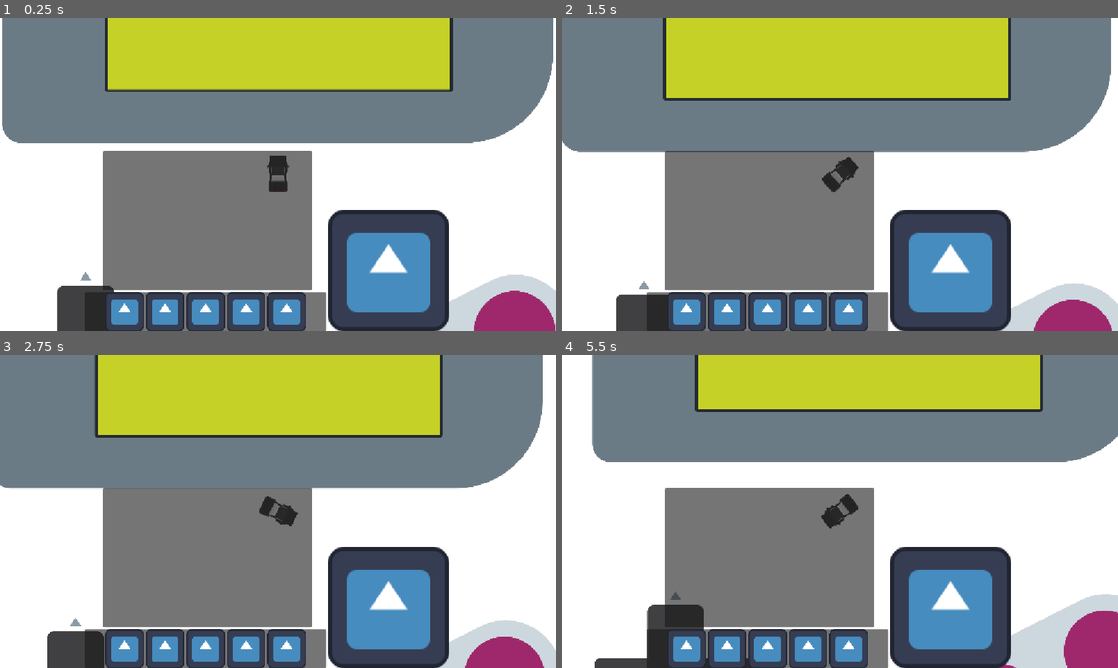
Above: before the commit, frames 1-4 (two rows, left to right).
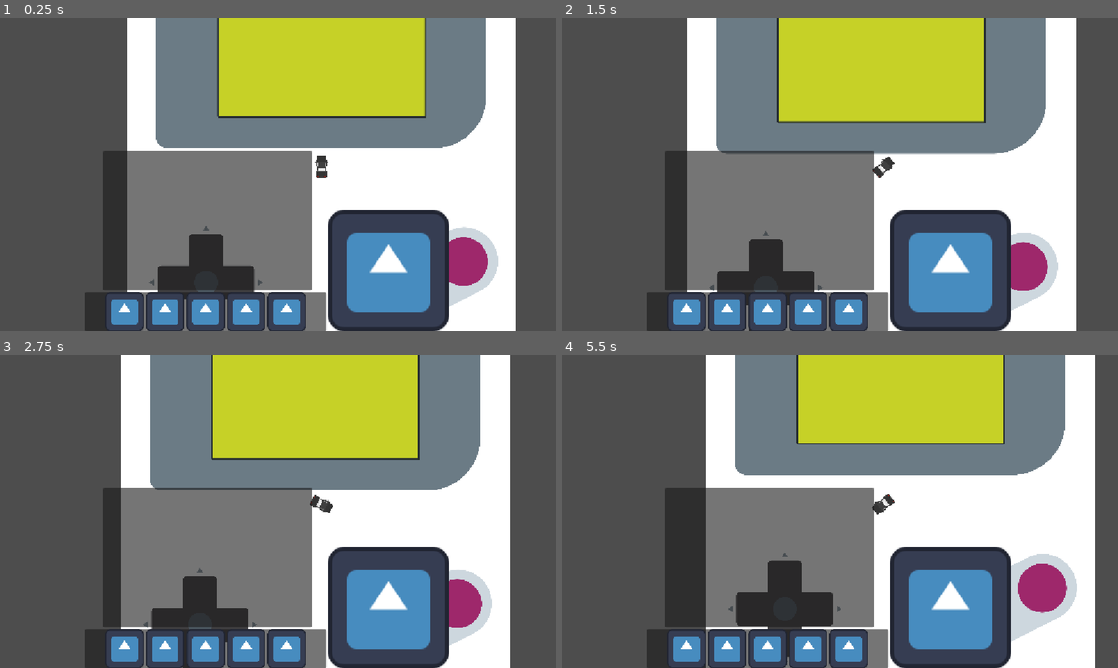
Above: after the commit, the same moments.

Repository: DBorgKiwami/game-jam-2
Game: Godot game, scene res://levels/testlevel.tscn
The game is run twice, just before and just after one commit, with the same random seed, the same clock (stepped at 60 frames per second) and the same inputs. The engine's default icon, where the game draws it, is replaced by a stand-in: a white triangle on a blue panel in a dark square.
Inputs:
- Up to frame 1 (0.25 s): no input
- Up to frame 2 (1.5 s): tap Enter at 0.5 s; hold Right (turn_right) 0.53-1.28 s; hold Up (gas_pedal) 0.53-1.28 s; hold Space (brakes) from 1.28 s (still down); tap Up (gas_pedal) at 1.35 s
- Up to frame 3 (2.75 s): release Space (brakes) at 2.03 s; hold Right (turn_right) from 2.03 s (still down); hold Up (gas_pedal) from 2.03 s (still down)
- Up to frame 4 (5.5 s): release Up (gas_pedal) at 2.78 s; tap Up (gas_pedal) at 2.85, 4.35 s; release Right (turn_right) at 3.53 s; hold Up (gas_pedal) 3.53-4.28 s; hold Left (turn_left) 3.53-5.03 s; hold Space (brakes) from 5.03 s (still down); hold Up (gas_pedal) from 5.03 s (still down)

The runs differ from the first frame. In frame 1, 47% of the frame differs, in the area x 0-100%, y 0-100%; in frame 2, 46%; in frame 3, 46%; in frame 4, 49%.

Commit message:
Camera Move?

Diff:
--- a/player/playercar.tscn
+++ b/player/playercar.tscn
@@ -24,4 +24,5 @@
 shape = SubResource("CircleShape2D_g4v7s")
 
 [node name="Camera2D" type="Camera2D" parent="." unique_id=1415005060]
-zoom = Vector2(0.5, 0.5)
+offset = Vector2(-300, 50)
+zoom = Vector2(0.3, 0.3)
